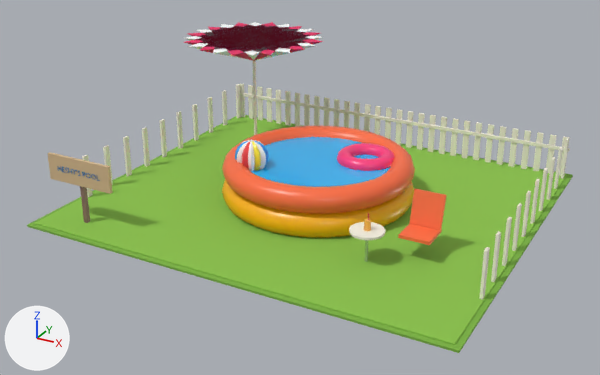
Renders of the glTF model 3d/assets/cameos_heshy_pool.glb from each side of a commit.
Camera for both pictures: a camera (50 mm lens) standing at (6.83, -13.15, 6.76) and looking at (-0.11, -0.53, 0.45). Every picture has the same lights, and +X, +Y and +Z are marked at lower left. The first picture is the older version. Where no turn or scale is listed for an object, it has been applied to the vertices. Vertices at exactly the same position are counted once.

Names of what the first picture shows: 'HeshyPool_body'.
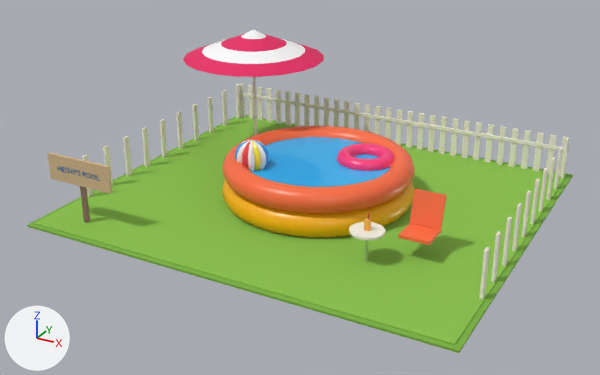
Edits to the bpy script that builds the scene:
```text
Change mat_umb0:
    mat_umb0.base_color: (1.0, 1.0, 1.0) -> (0.815, 0.013, 0.125)  # white #ffffff -> pink #e91e63
Change mat_umb1:
    mat_umb1.base_color: (0.815, 0.013, 0.125) -> (1.0, 1.0, 1.0)  # pink #e91e63 -> white #ffffff
Change me_heshypool_body:
    used by ob_heshypool_body; location = (0.0, 0.0, 0.0)
    remove me_heshypool_body.from_pydata(...)  # 2399 vertices, 4337 faces; spans x -4.1..4.1, y -3.6..3.6, z 0.0..2.6
    add me_heshypool_body.from_pydata(...)  # 2507 vertices, 4609 faces; spans x -4.1..4.1, y -3.6..3.6, z 0.0..2.76
    me_heshypool_body part 1: a new loose piece, a 20-sided cut cone along z (radius 0.7 at the low end, 0.3 at the high end) spanning x -3.1..-1.7, y 0.9..2.3, z 2.47..2.62, in mat_umb0 (pink #e91e63)
    me_heshypool_body part 2: a new loose piece, a 20-sided cut cone along z (radius 0.3 at the low end, 0.04 at the high end) spanning x -2.7..-2.1, y 1.3..1.9, z 2.61..2.76, in mat_umb1 (white #ffffff)
    me_heshypool_body part 3: the loose piece of 4 vertices spanning x -3.15..-0.9, y 0.29..2.89, z 2.1..2.6 is rebuilt with 60 vertices and now spans x -3.9..-0.9, y 0.1..3.1, z 2.17..2.48
    me_heshypool_body part 4: 7 loose pieces with 28 vertices, spanning x -3.9..-0.94, y 0.1..3.1, z 2.1..2.6, are deleted
```

Pixel boxes [x1, y1, x2, y2] of what changed, in the pictures (600 x 375 px):
'HeshyPool_body', reshaped
    before: [27, 22, 573, 353]
    after: [27, 30, 573, 353]
part 1 of me_heshypool_body, added (pink)
    after: [221, 34, 287, 52]
part 2 of me_heshypool_body, added
    after: [241, 30, 266, 39]
part 3 of me_heshypool_body, rebuilt
    before: [188, 22, 315, 49]
    after: [183, 39, 324, 77]
part 4 of me_heshypool_body, deleted
    before: [184, 22, 323, 61]
